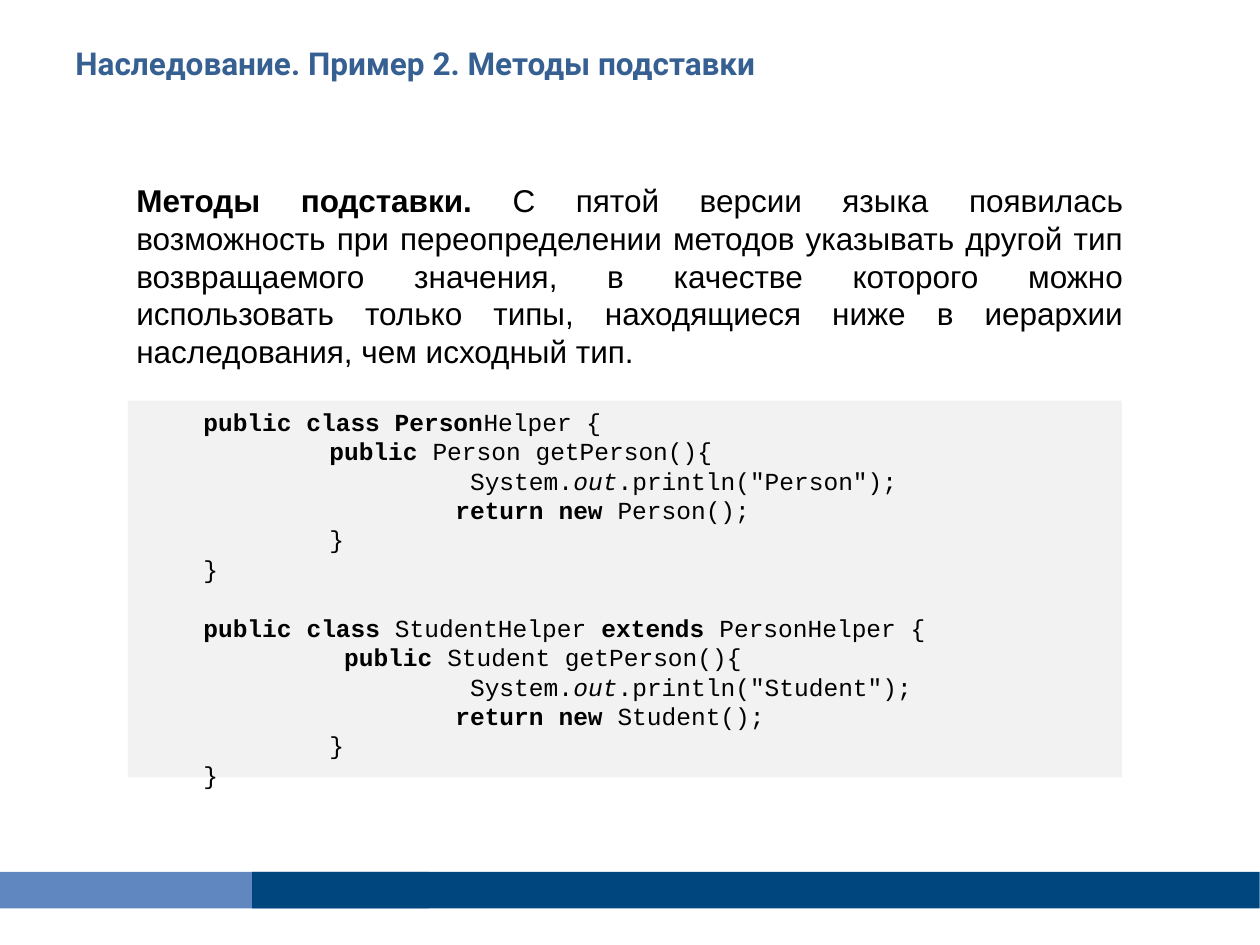
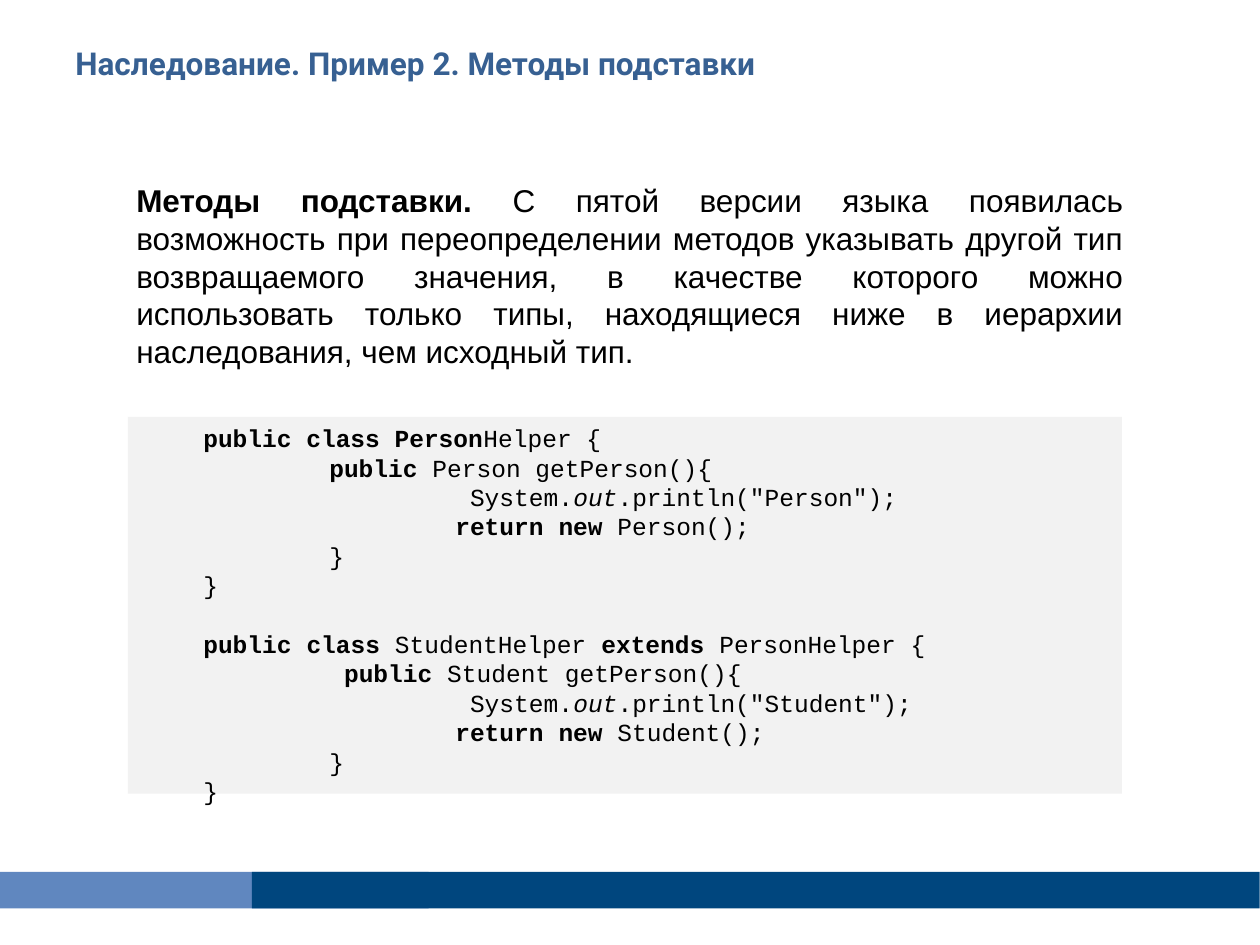
Before and after one commit to Vyacheslav2023/javase0111, a slide deck: slide 84 of presentation/JavaSE106OOP.pptx. Drawn at 1260x945 pixels with LibreOffice and Linux fonts; fonts in the diff are those of the drawing. Boxes give left, top, right and bottom in pixels: in the first picture for what was removed or moved away, otherwise in the second. Text is boxed around its words. In the diff, an @@ line names an element or a change of style, - is before the commit and + after.

```diff
--- a/presentation/JavaSE106OOP.pptx
+++ b/presentation/JavaSE106OOP.pptx
@@ rectangle "public class PersonHelper {": place and size @@
-rectangle "public class PersonHelper {" at [129, 401, 1123, 777]
+rectangle "public class PersonHelper {" at [129, 417, 1123, 794]
```
Also in this commit, not shown: 14 other slides changed, 34 other files.
